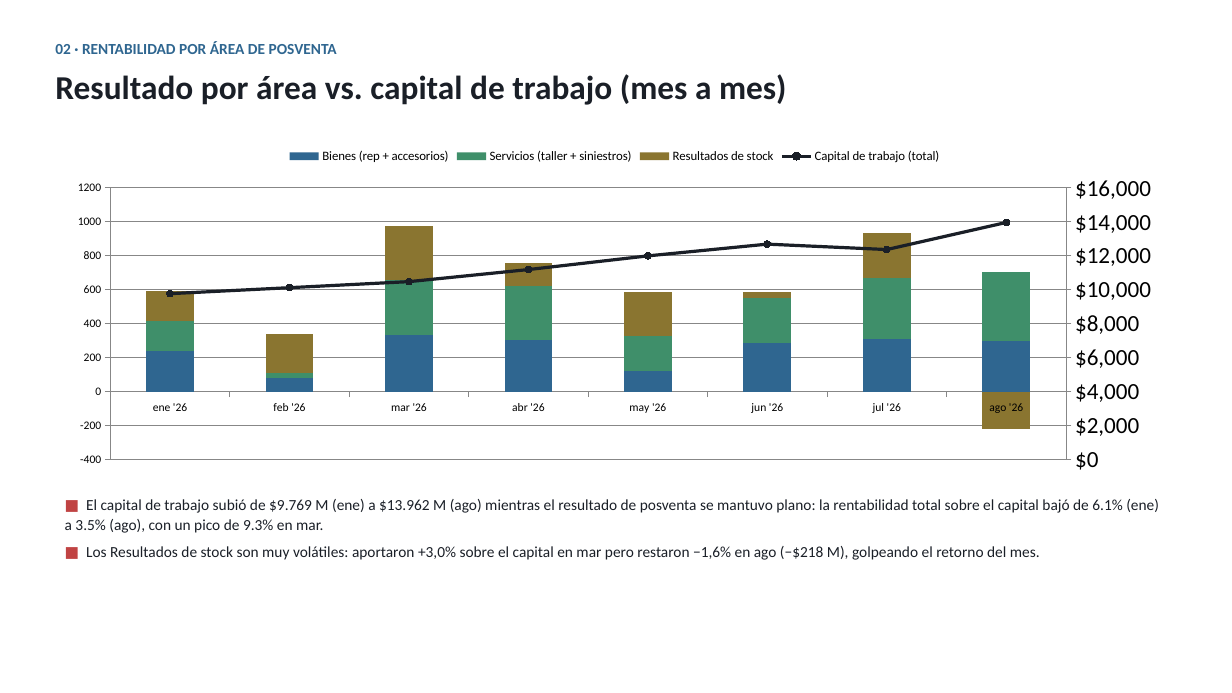
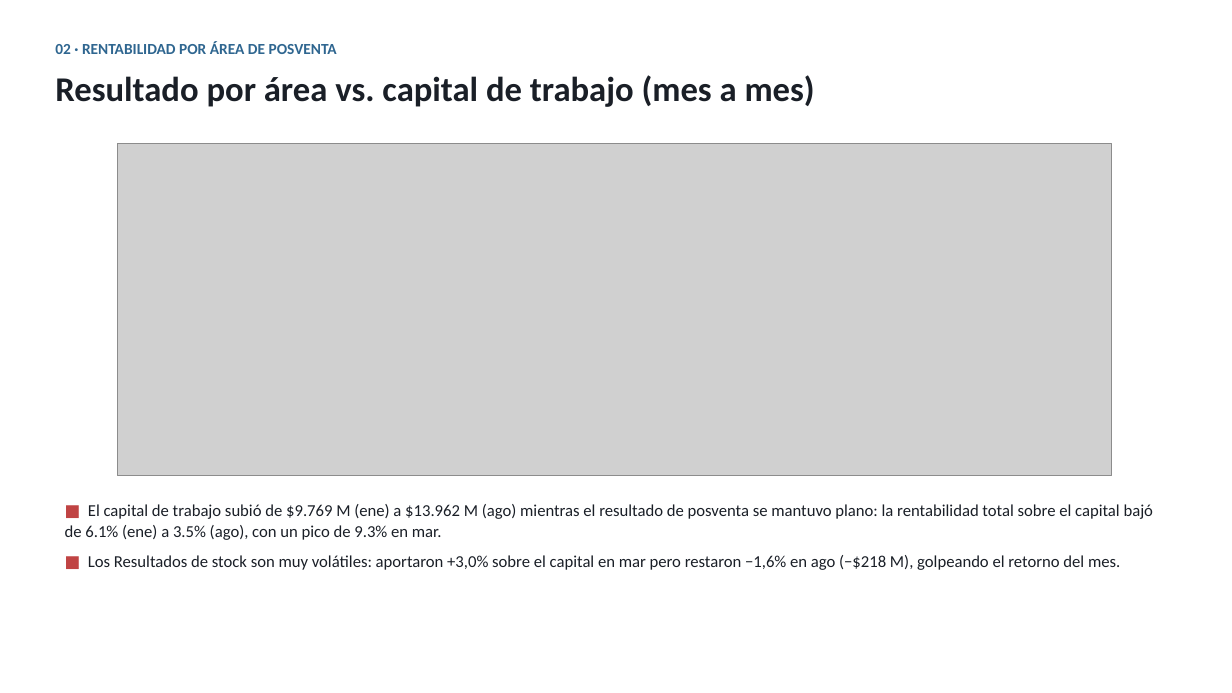
Before and after one commit to tatusaravia02-web/despachos-autocity, a slide deck: slide 3 of Analisis_Capital_de_Trabajo_Autocity.pptx. Drawn at 1232x693 pixels with LibreOffice and Linux fonts; fonts in the diff are those of the drawing; grey boxes stand for pictures. Boxes give left, top, right and bottom in pixels: in the first picture for what was removed or moved away, otherwise in the second. Text is boxed around its words. In the diff, an @@ line names an element or a change of style, - is before the commit and + after.

```diff
--- a/Analisis_Capital_de_Trabajo_Autocity.pptx
+++ b/Analisis_Capital_de_Trabajo_Autocity.pptx
@@ text "Resultado por área vs. capital ..." at <box>55,75,815,107</box>: size 26 to 27 pt @@
@@ column stacked chart removed at <box>55,139,1174,481</box> @@
-categories: ene '26, feb '26, mar '26, abr '26, may '26, jun '26, jul '26, ago '26
-Bienes (rep + accesorios): 240, 80, 330, 310, 120, 290, 310, 300
-Servicios (taller + siniestros): 180, 30, 320, 320, 200, 260, 360, 410
-Resultados de stock: 180, 230, 320, 130, 260, 40, 270, -220
-Capital de trabajo (total): 9800, 10100, 10500, 11200, 12000, 12700, 12400, 14000
@@ picture added at <box>117,143,1112,476</box> @@
@@ text "■ El capital de trabajo ..." at <box>65,504,1153,570</box>: size 12 to 13 pt; more space between paragraphs @@
```
Also in this commit, not shown: 4 other slides changed.
